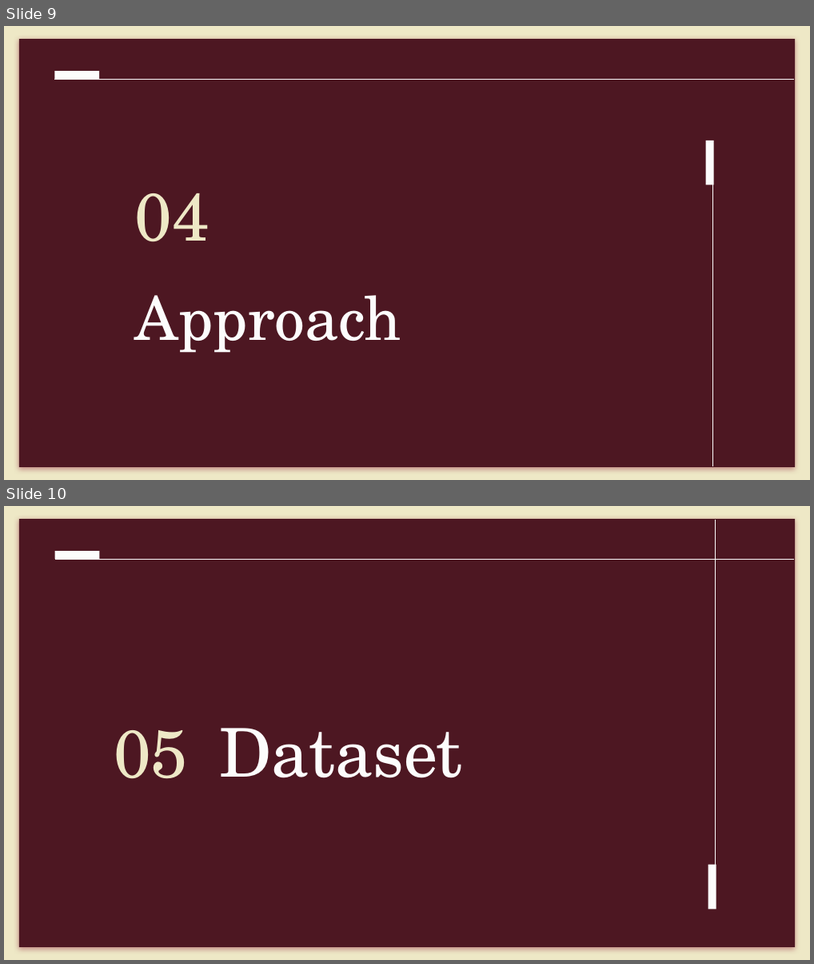
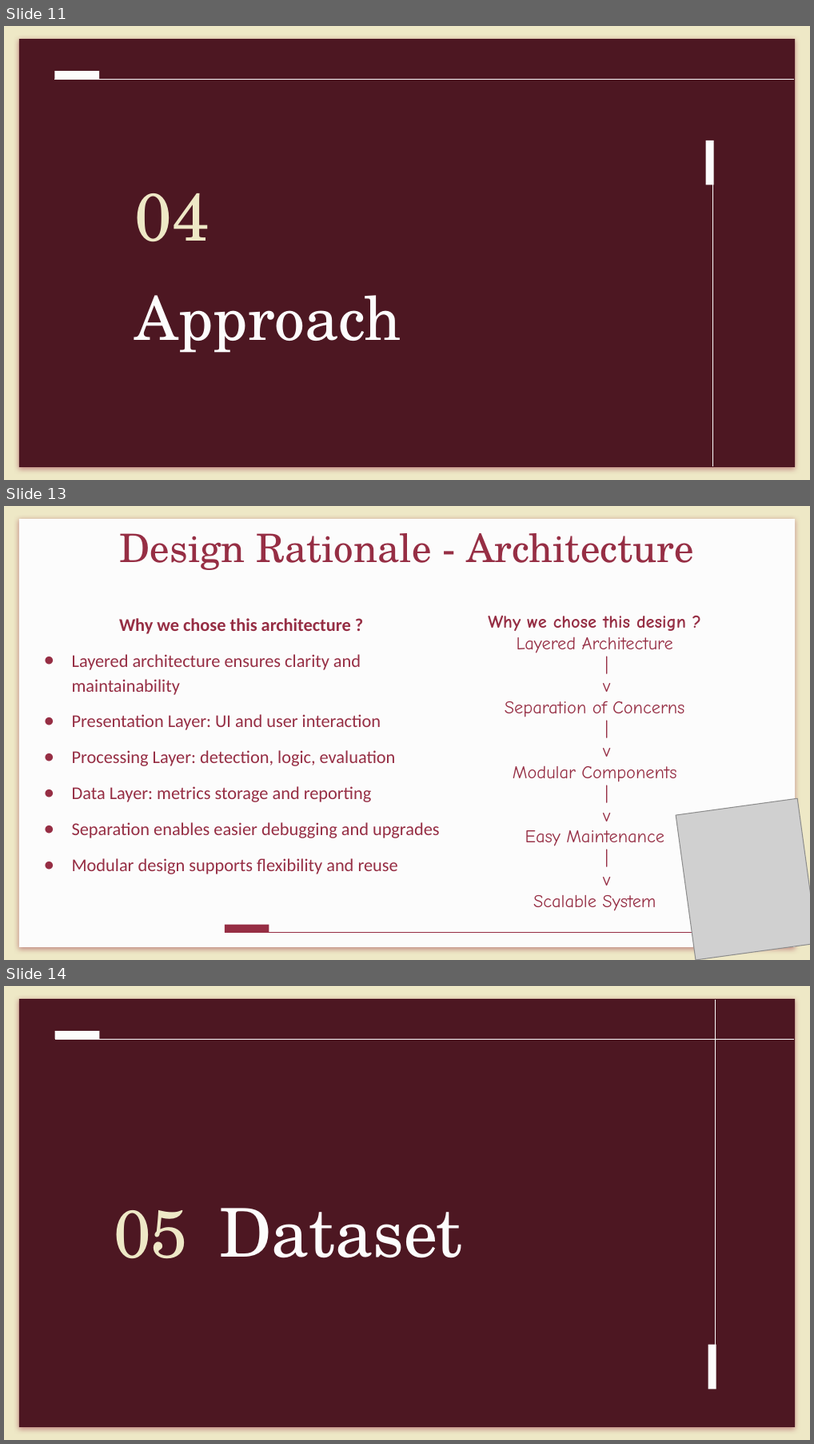
Before and after one commit to MiraPhilip12/Graduation_Project_ESLSCA, a slide deck: Final Milestone/Graduation_Project_Final_Presentation.pptx. Shown one above the other, each under a label of ours: slides 9 and 10 before the commit, slides 11, 13 and 14 after it; the slides between them are not shown. The pictures are 814x964 and 814x1444 pixels, drawn with LibreOffice and Linux fonts; fonts in the diff are those of the drawing; grey boxes stand for pictures. Boxes give left, top, right and bottom in pixels: in the first picture for what was removed or moved away, otherwise in the second. Text is boxed around its words. In the diff, an @@ line names an element or a change of style, - is before the commit and + after.

```diff
--- a/Final Milestone/Graduation_Project_Final_Presentation.pptx
+++ b/Final Milestone/Graduation_Project_Final_Presentation.pptx
@@ slide 13 added at [4, 506, 810, 960], background #EEE8C6 @@
@@ rectangle added at [19, 519, 795, 947], fill #FCFCFC @@
@@ title added at [120, 533, 694, 570], 35 pt, text #962E44 @@
+Design Rationale - Architecture
@@ text added at [72, 618, 440, 874], 16 pt, text #962E44 @@
+Why we chose this architecture ?
+● Layered architecture ensures clarity and maintainability
+● Presentation Layer: UI and user interaction
+● Processing Layer: detection, logic, evaluation
+● Data Layer: metrics storage and reporting
+● Separation enables easier debugging and upgrades
+● Modular design supports flexibility and reuse
@@ text added at [488, 616, 686, 911], 16 pt, text #962E44 @@
+Why we chose this design ?
+Layered Architecture
+|
+v
+Separation of Concerns
+|
+v
+Modular Components
+|
+v
+Easy Maintenance
+|
+v
+Scalable System
@@ picture added at [676, 798, 810, 960] @@
@@ line added from (225, 932) to (798, 932), #962E44 0.75 pt @@
@@ rectangle added at [225, 924, 270, 932], fill #962E44 @@
@@ what was slide 9 is now slide 11 @@
@@ what was slide 10 is now slide 14 @@
```
Also in this commit, not shown: 2 slides changed, 6 other slides added, 4 slides removed, 3 other files.
